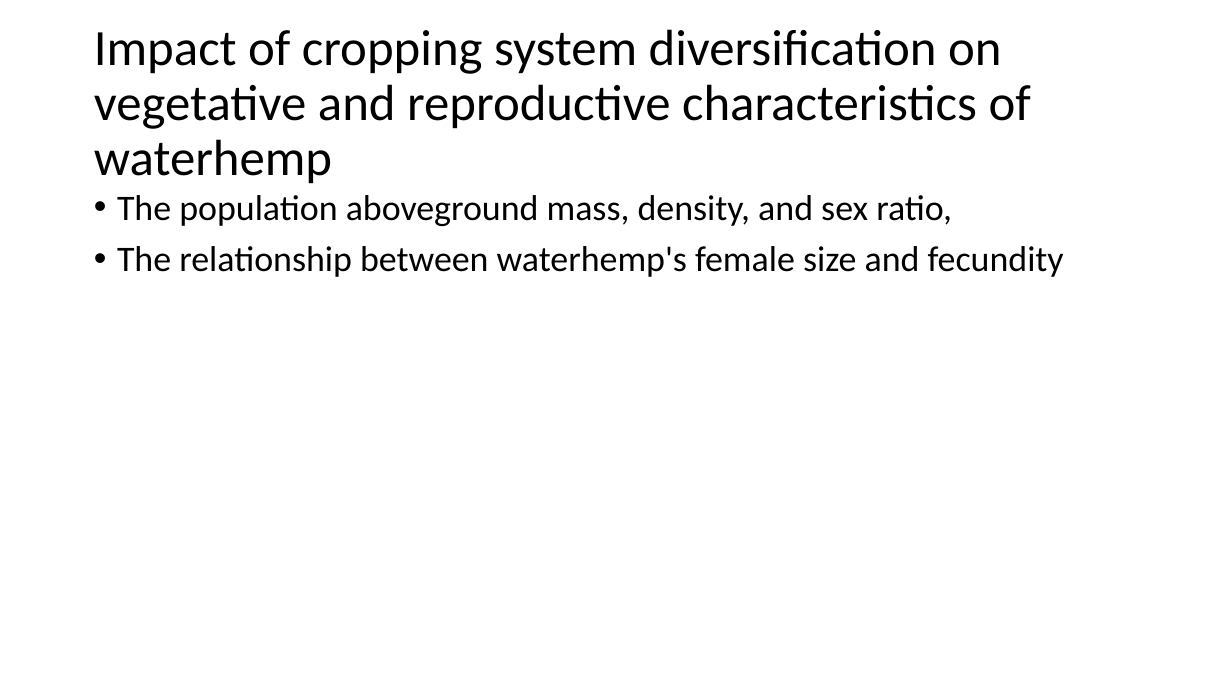
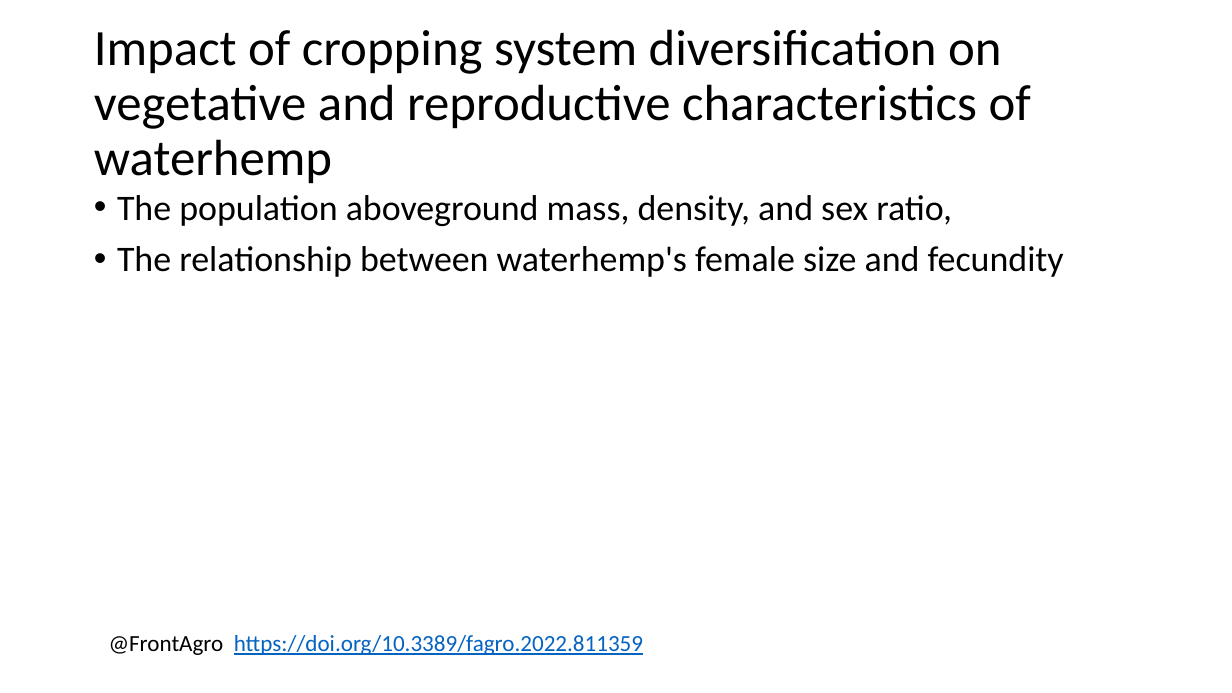
Before and after one commit to hnguyen19/matrix-prospective, a slide deck: slide 8 of Huong-Nguyen-defense-Jul29.pptx (slide 7 before the commit). Drawn at 1232x693 pixels with LibreOffice and Linux fonts; fonts in the diff are those of the drawing. Boxes give left, top, right and bottom in pixels: in the first picture for what was removed or moved away, otherwise in the second. Text is boxed around its words. In the diff, an @@ line names an element or a change of style, - is before the commit and + after.

```diff
--- a/Huong-Nguyen-defense-Jul29.pptx
+++ b/Huong-Nguyen-defense-Jul29.pptx
@@ text added at [109, 635, 643, 655], 18 pt, text #0563C1, underline @@
+@FrontAgro https://doi.org/10.3389/fagro.2022.811359
```
Also in this commit, not shown: 3 other slides changed, 2 slides added, 3 other files.
